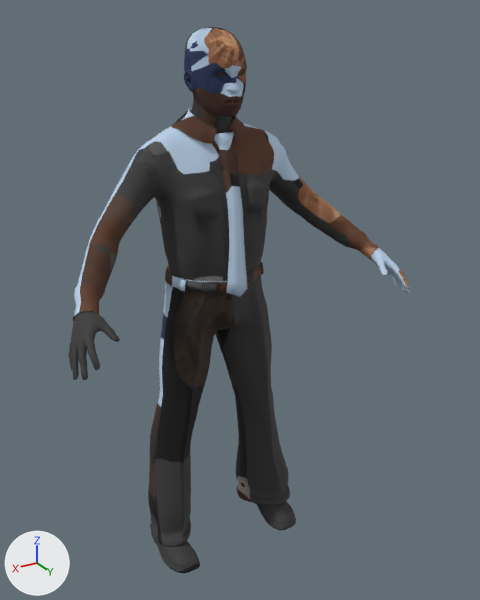
What one commit did to the glTF model public/models/humans/npc_man_shirt_tie.glb.
The view is the same before and after, from a 50 mm lens placed at (0.912, 1.706, 1.687), pointed at (-0.04, 0.119, 0.894). Every picture has the same lights, and +X, +Y and +Z are marked at lower left. The picture after the commit comes second. Vertices at exactly the same position are counted once.

In view in the first picture: 'npc_man_shirt_tie'.
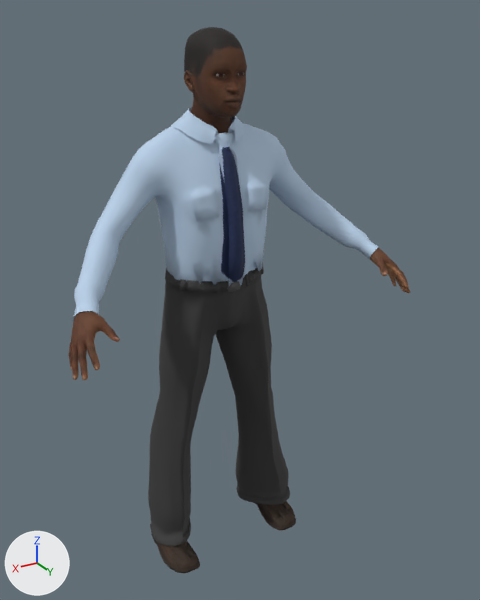
Changed parts and their boxes [x1, y1, x2, y2] in the pictures (480 x 600 px; the box of a moved part takes in the faces that stretch with it):
```json
{"object": "npc_man_shirt_tie", "change": "reshaped, surface changed", "before": [69, 27, 410, 573], "after": [69, 27, 410, 573]}
{"part": 1, "of": "me_npc_man_shirt_tie", "change": "moved or reshaped", "before": [163, 236, 264, 297], "after": [163, 236, 264, 289]}
{"part": 2, "of": "me_npc_man_shirt_tie", "change": "moved or reshaped", "before": [268, 501, 295, 523], "after": [268, 501, 295, 523]}
{"part": 3, "of": "me_npc_man_shirt_tie", "change": "moved or reshaped", "before": [167, 541, 198, 567], "after": [167, 541, 198, 567]}
{"part": 4, "of": "me_npc_man_shirt_tie", "change": "surface changed", "before": [69, 27, 410, 573], "after": [69, 27, 410, 573]}
```

The change, as JSON lines over the scene's bpy script:
```json
{"block": "me_npc_man_shirt_tie", "where": "me_npc_man_shirt_tie.from_pydata(...)  # 5236 vertices, 9797 faces; spans x -0.54..0.54, y -0.1..0.36, z 0.0..1.66"}
{"block": "me_npc_man_shirt_tie", "where": "# used by ob_npc_man_shirt_tie; location = (0.0, 0.0, 0.0)"}
{"block": "me_npc_man_shirt_tie", "change": "me_npc_man_shirt_tie part 1: 67 of 5236 vertices moved; they spanned x -0.15..0.15, y -0.06..0.19, z 0.94..1.04 and now span x -0.15..0.15, y -0.06..0.16, z 0.95..0.99; mean shift (0.0, 0.0, -0.03); largest move (0.15, 0.03, 1.04) -> (0.15, 0.03, 0.98)"}
{"block": "me_npc_man_shirt_tie", "change": "me_npc_man_shirt_tie part 2"}
{"op": "set", "path": "me_npc_man_shirt_tie.vertices[4824].co", "old": "(-0.22, 0.17, 0.05)", "new": "(-0.21, 0.14, 0.05)", "note": "pixel (291, 510) -> pixel (283, 507)"}
{"op": "set", "path": "me_npc_man_shirt_tie.vertices[4825].co", "old": "(-0.23, 0.18, 0.04)", "new": "(-0.22, 0.14, 0.03)", "note": "pixel (294, 513) -> not seen"}
{"op": "set", "path": "me_npc_man_shirt_tie.vertices[4828].co", "old": "(-0.22, 0.19, 0.04)", "new": "(-0.21, 0.14, 0.04)", "note": "pixel (293, 515) -> not seen"}
{"op": "set", "path": "me_npc_man_shirt_tie.vertices[4829].co", "old": "(-0.2, 0.18, 0.05)", "new": "(-0.22, 0.15, 0.04)", "note": "pixel (288, 515) -> pixel (287, 508)"}
{"op": "set", "path": "me_npc_man_shirt_tie.vertices[4846].co", "old": "(-0.17, 0.17, 0.05)", "new": "(-0.19, 0.14, 0.04)", "note": "pixel (277, 515) -> pixel (277, 511)"}
{"op": "set", "path": "me_npc_man_shirt_tie.vertices[4978].co", "old": "(-0.17, 0.18, 0.04)", "new": "(-0.19, 0.14, 0.03)", "note": "pixel (279, 520) -> pixel (279, 514)"}
{"block": "me_npc_man_shirt_tie", "change": "me_npc_man_shirt_tie part 3"}
{"op": "set", "path": "me_npc_man_shirt_tie.vertices[4987].co", "old": "(0.23, 0.18, 0.04)", "new": "(0.22, 0.14, 0.03)", "note": "pixel (178, 562) -> pixel (176, 556)"}
{"op": "set", "path": "me_npc_man_shirt_tie.vertices[5044].co", "old": "(0.21, 0.17, 0.05)", "new": "(0.2, 0.14, 0.04)", "note": "pixel (182, 557) -> pixel (180, 552)"}
{"op": "set", "path": "me_npc_man_shirt_tie.vertices[5045].co", "old": "(0.17, 0.16, 0.05)", "new": "(0.19, 0.13, 0.05)", "note": "pixel (191, 550) -> pixel (182, 548)"}
{"op": "set", "path": "me_npc_man_shirt_tie.vertices[5052].co", "old": "(0.16, 0.16, 0.04)", "new": "(0.18, 0.13, 0.04)", "note": "pixel (195, 551) -> pixel (185, 548)"}
{"op": "set", "path": "me_npc_man_shirt_tie.vertices[5053].co", "old": "(0.17, 0.18, 0.04)", "new": "(0.19, 0.14, 0.04)", "note": "pixel (196, 556) -> pixel (182, 551)"}
{"block": "me_npc_man_shirt_tie", "change": "me_npc_man_shirt_tie part 4: texture (UV) coordinates of 9797 of 9797 faces, centred in x -0.54..0.54, y -0.1..0.36, z 0.0..1.65, changed; they spanned u 0.0..1.0, v 0.0..0.99 and now span u 0.0..0.98, v 0.0..1.0"}
```
